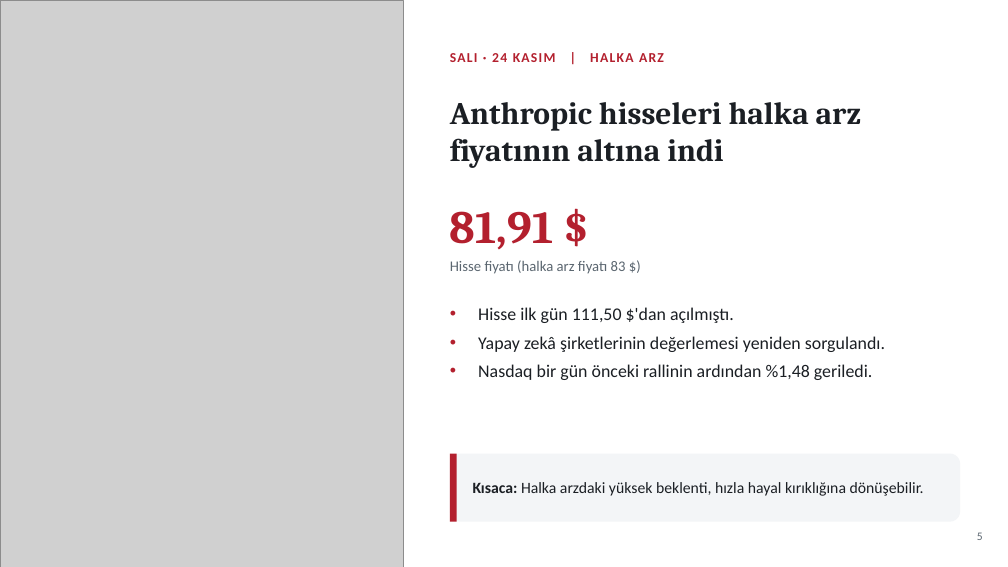
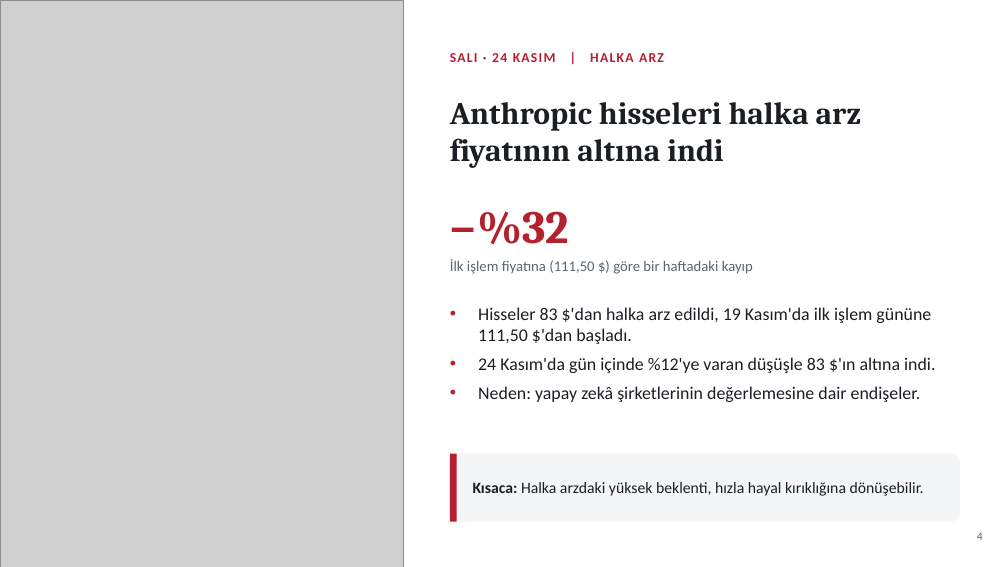
Before and after one commit to likyastudio/ikya-studios-ad, a slide deck: slide 4 of sunum/Haftalik_Ekonomi_Gundemi_Sade.pptx (slide 5 before the commit). Drawn at 1008x567 pixels with LibreOffice and Linux fonts; fonts in the diff are those of the drawing; grey boxes stand for pictures. Boxes give left, top, right and bottom in pixels: in the first picture for what was removed or moved away, otherwise in the second. Text is boxed around its words. In the diff, an @@ line names an element or a change of style, - is before the commit and + after.

```diff
--- a/sunum/Haftalik_Ekonomi_Gundemi_Sade.pptx
+++ b/sunum/Haftalik_Ekonomi_Gundemi_Sade.pptx
@@ text at (450, 211, 569, 244): text changed @@
-81,91 $
+−%32
@@ text at (450, 259, 753, 274): text changed @@
-Hisse fiyatı (halka arz fiyatı 83 $)
+İlk işlem fiyatına (111,50 $) göre bir haftadaki kayıp
@@ text at (478, 307, 935, 402): text changed @@
-• Hisse ilk gün 111,50 $'dan açılmıştı.
-• Yapay zekâ şirketlerinin değerlemesi yeniden sorgulandı.
-• Nasdaq bir gün önceki rallinin ardından %1,48 geriledi.
+• Hisseler 83 $'dan halka arz edildi, 19 Kasım'da ilk işlem gününe 111,50 $'dan başladı.
+• 24 Kasım'da gün içinde %12'ye varan düşüşle 83 $'ın altına indi.
+• Neden: yapay zekâ şirketlerinin değerlemesine dair endişeler.
@@ text at (977, 532, 983, 540): text changed @@
-5
+4
```
Also in this commit, not shown: 14 other slides changed, 1 slide added, 1 slide removed.
